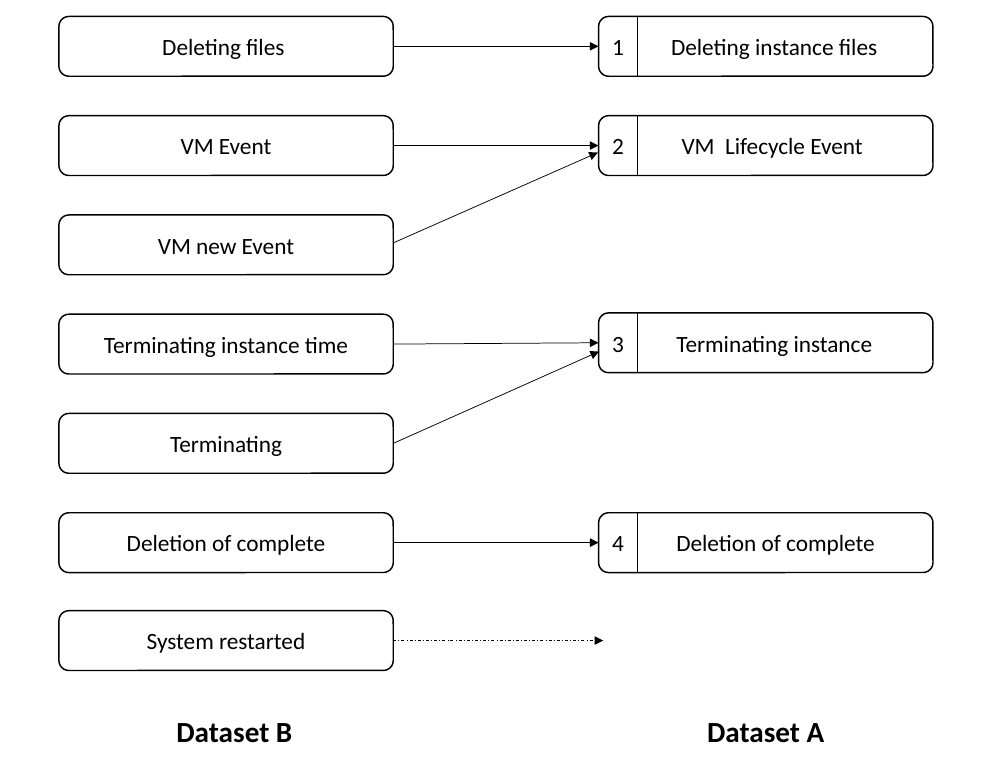
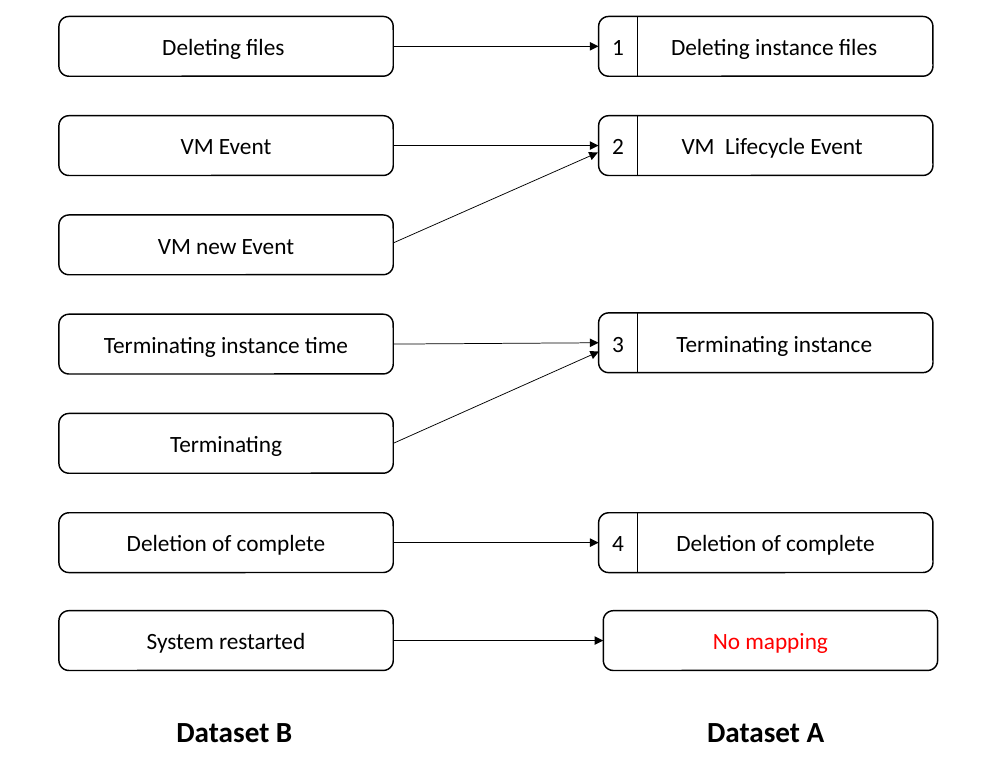
Before and after one commit to haraldott/ausarbeitung, a slide deck: slide 1 of img/label_mapping.pptx. Drawn at 1008x783 pixels with LibreOffice and Linux fonts; fonts in the diff are those of the drawing. Boxes give left, top, right and bottom in pixels: in the first picture for what was removed or moved away, otherwise in the second. Text is boxed around its words. In the diff, an @@ line names an element or a change of style, - is before the commit and + after.

```diff
--- a/img/label_mapping.pptx
+++ b/img/label_mapping.pptx
@@ rounded rectangle added at (603,610,938,670), outline #000000 1 pt, 16 pt, text #FF0000 @@
+No mapping
@@ arrow (393, 640) - (603, 640): stroke #000000 0.5 pt dashed to #000000 0.5 pt @@
```
Also in this commit, not shown: 14 other files.
